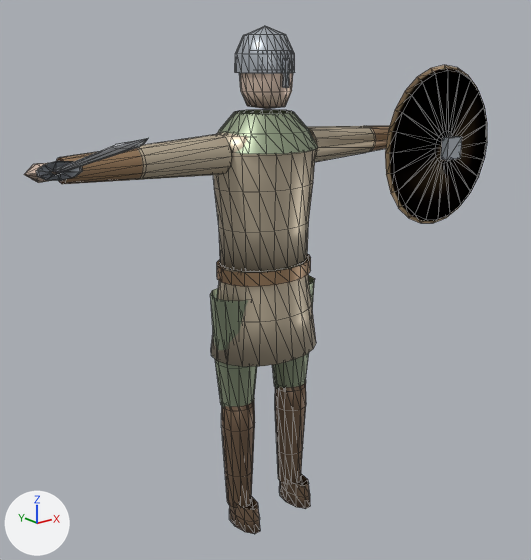
Before and after pictures for a commit that changed the glTF model models/era1/yevropa_qilichboz.glb.
Both versions are drawn from a 50 mm lens placed at (-1.62, -2.03, 1.77), pointed at (-0.05, -0.06, 0.99). Lighting does not change. The marker at lower left points along +X, +Y and +Z. The first picture is the older version. Mesh edges are drawn as thin lines. Vertices at exactly the same position are counted once.

In view in the first picture: 'Yevropa_Oddiy_Askar_Mesh'.
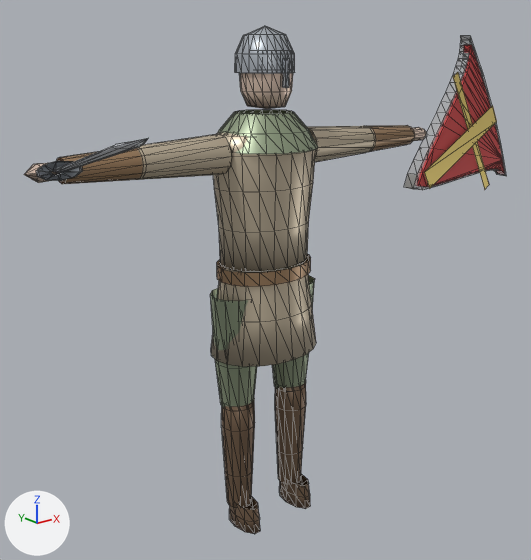
Location of each change, (x1, y1, x2, y2) in pixels of the pictures (531 x 560 px; the box of a moved part takes in the faces that stretch with it):
'Yevropa_Oddiy_Askar_Mesh', reshaped
    before: (24, 26, 487, 534)
    after: (24, 26, 506, 534)
part 1 of me_yevropa_oddiy_askar_geo, added (red)
    after: (417, 45, 505, 187)
part 2 of me_yevropa_oddiy_askar_geo, moved or reshaped
    before: (385, 65, 487, 223)
    after: (404, 36, 506, 190)

The change, as a diff of the scene's bpy script:
```diff
--- a/models/era1/yevropa_qilichboz.glb.py
+++ b/models/era1/yevropa_qilichboz.glb.py
@@ mat_shieldrim @@
+mat_shieldrim = bpy.data.materials.new('ShieldRim')
+# nodes: BsdfPrincipled, Mix, OutputMaterial, VertexColor
+# colours: light grey #c4c5c8, mixed with the vertex colours
@@ mat_teamcolor @@
+mat_teamcolor = bpy.data.materials.new('TeamColor')
+# nodes: BsdfPrincipled, Mix, OutputMaterial, VertexColor
+# colours: red #cb3f3f, mixed with the vertex colours
@@ mat_shieldcross @@
+mat_shieldcross = bpy.data.materials.new('ShieldCross')
+# nodes: BsdfPrincipled, Mix, OutputMaterial, VertexColor
+# colours: yellow #edd47c, mixed with the vertex colours
@@ me_yevropa_oddiy_askar_geo @@
 # used by ob_yevropa_oddiy_askar_mesh; location = (0.0, 0.0, 0.0)
-me_yevropa_oddiy_askar_geo.from_pydata(...)  # 934 vertices, 1448 faces; spans x -0.86..0.98, y -0.6..0.19, z 0.0..1.85
+me_yevropa_oddiy_askar_geo.from_pydata(...)  # 1020 vertices, 1608 faces; spans x -0.86..1.06, y -0.6..0.19, z 0.0..1.85
+# me_yevropa_oddiy_askar_geo part 1: a new loose piece of 80 vertices spanning x 0.48..1.03, y -0.3..-0.25, z 1.29..1.79, in mat_teamcolor
+# me_yevropa_oddiy_askar_geo part 2
+# 81 vertices are removed from x 0.38..0.98, y -0.3..-0.22, z 1.12..1.72
+# 156 faces are deleted
+# 1 vertex moves from x 0.72, y -0.3, z 1.46 to x 0.76, y -0.29, z 1.3
+# 47 vertices are added at x 0.46..1.06, y -0.31..-0.28, z 1.24..1.82
+# 28 new vertices lie (0.0, 0.04, 0.0) away from vertices in x 0.46..1.03, y -0.3..-0.28, z 1.28..1.79
+# 12 new vertices lie (0.0, 0.05, 0.0) away from vertices in x 0.65..1.06, y -0.29..-0.28, z 1.27..1.82
+# 156 new faces join them, mat_shieldrim
+# 4 new faces join them, mat_shieldcross
+# other edits to the shape of me_yevropa_oddiy_askar_geo do not show in these pictures
 me_yevropa_oddiy_askar_geo.materials.append(mat_yevropa_oddiy_askar_pbr)
+me_yevropa_oddiy_askar_geo.materials.append(mat_shieldrim)
+me_yevropa_oddiy_askar_geo.materials.append(mat_teamcolor)
+me_yevropa_oddiy_askar_geo.materials.append(mat_shieldcross)
```
